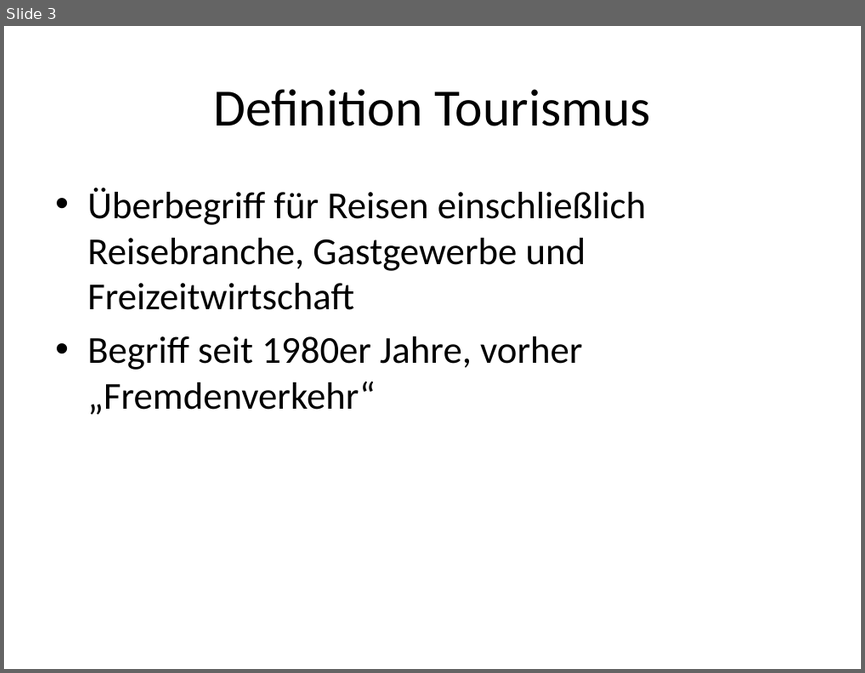
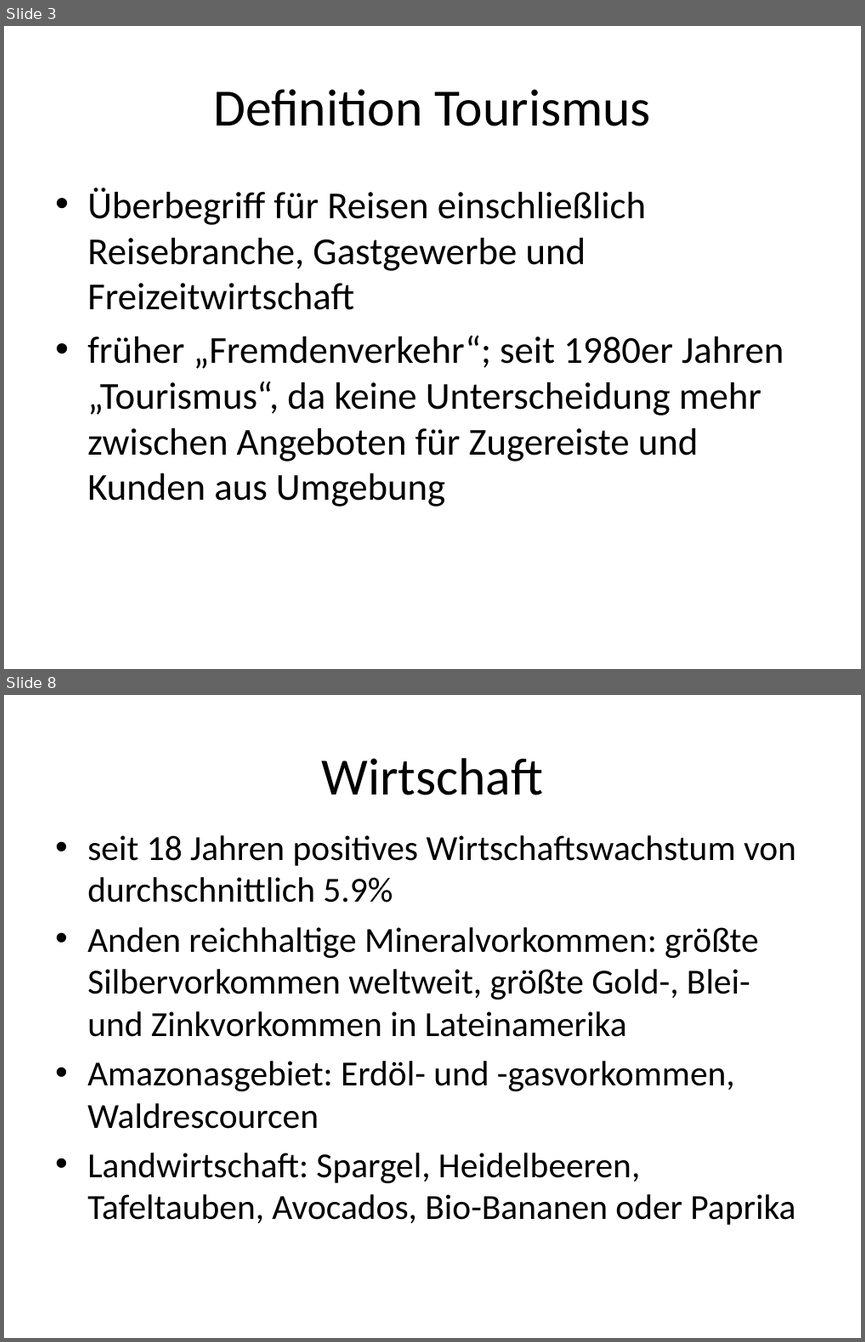
Before and after one commit to Hurafhev/flux-analytics, a slide deck: Tourismus in Peru.pptx. Shown one above the other, each under a label of ours: slide 3 before the commit, slides 3 and 8 after it; the slides between them are not shown. The pictures are 865x673 and 865x1342 pixels, drawn with LibreOffice and Linux fonts; fonts in the diff are those of the drawing. Boxes give left, top, right and bottom in pixels: in the first picture for what was removed or moved away, otherwise in the second. Text is boxed around its words. In the diff, an @@ line names an element or a change of style, - is before the commit and + after.

```diff
--- a/Tourismus in Peru.pptx
+++ b/Tourismus in Peru.pptx
@@ slide 8 added at (4,695,861,1338), background #FFFFFF @@
@@ title added at (322,758,543,795), 44 pt, text #000000 @@
+Wirtschaft
@@ text added at (87,835,796,1225), 29.6 pt, text #000000 @@
+• seit 18 Jahren positives Wirtschaftswachstum von durchschnittlich 5.9%
+• Anden reichhaltige Mineralvorkommen: größte Silbervorkommen weltweit, größte Gold-, Blei- und Zinkvorkommen in Lateinamerika
+• Amazonasgebiet: Erdöl- und -gasvorkommen, Waldrescourcen
+• Landwirtschaft: Spargel, Heidelbeeren, Tafeltauben, Avocados, Bio-Bananen oder Paprika
@@ slide 3 changed as well @@
@@ text at (87,335,783,506): text changed @@
-• Begriff seit 1980er Jahre, vorher „Fremdenverkehr“
+• früher „Fremdenverkehr“; seit 1980er Jahren „Tourismus“, da keine Unterscheidung mehr zwischen Angeboten für Zugereiste und Kunden aus Umgebung
```
Also in this commit, not shown: 2 other slides changed, 10 other slides added, 1 slide removed.
